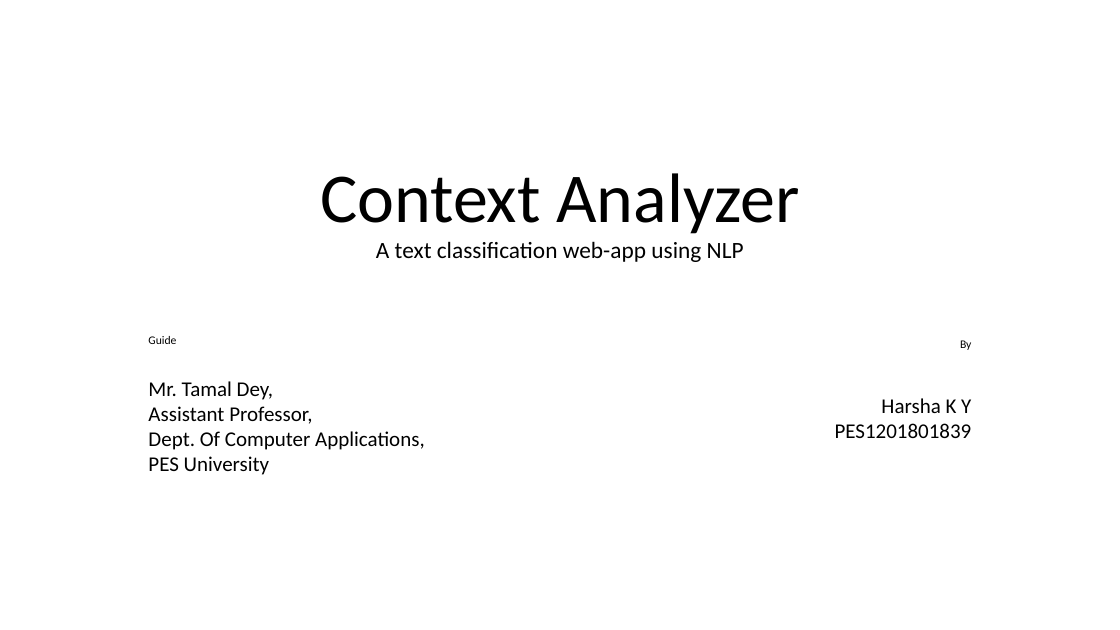
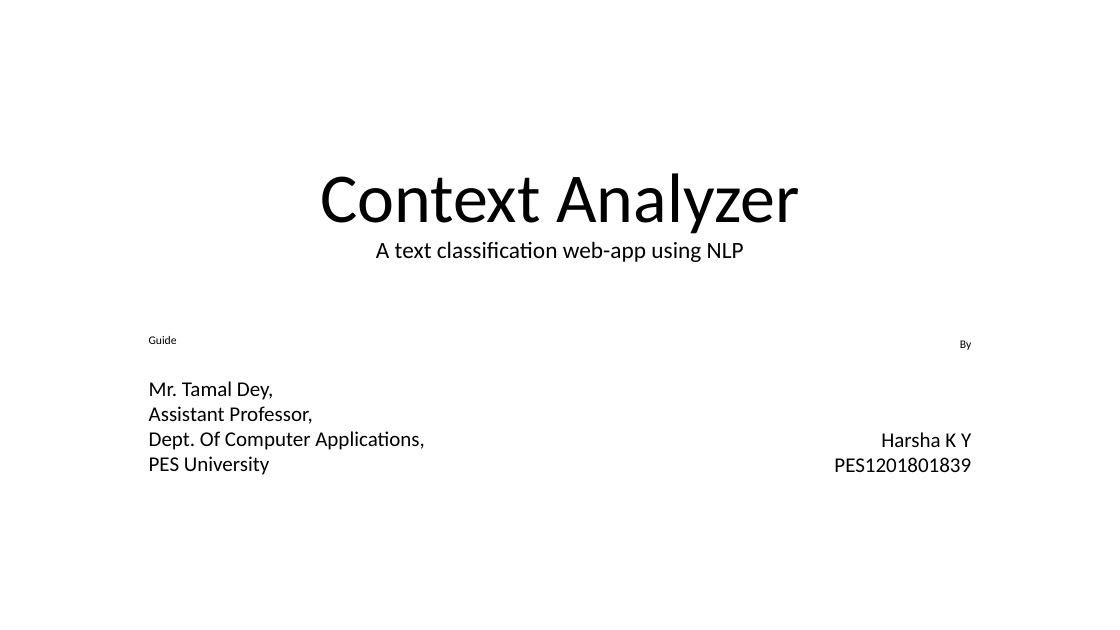
Before and after one commit to HarshaKy/text-classifier, a slide deck: slide 1 of docs/Presentation.pptx. Drawn at 1120x630 pixels with LibreOffice and Linux fonts; fonts in the diff are those of the drawing. Boxes give left, top, right and bottom in pixels: in the first picture for what was removed or moved away, otherwise in the second. Text is boxed around its words. In the diff, an @@ line names an element or a change of style, - is before the commit and + after.

```diff
--- a/docs/Presentation.pptx
+++ b/docs/Presentation.pptx
@@ text "By" rewrapped from box(835, 340, 972, 438) to box(834, 340, 971, 472) @@
```
Also in this commit, not shown: 6 other slides changed.
